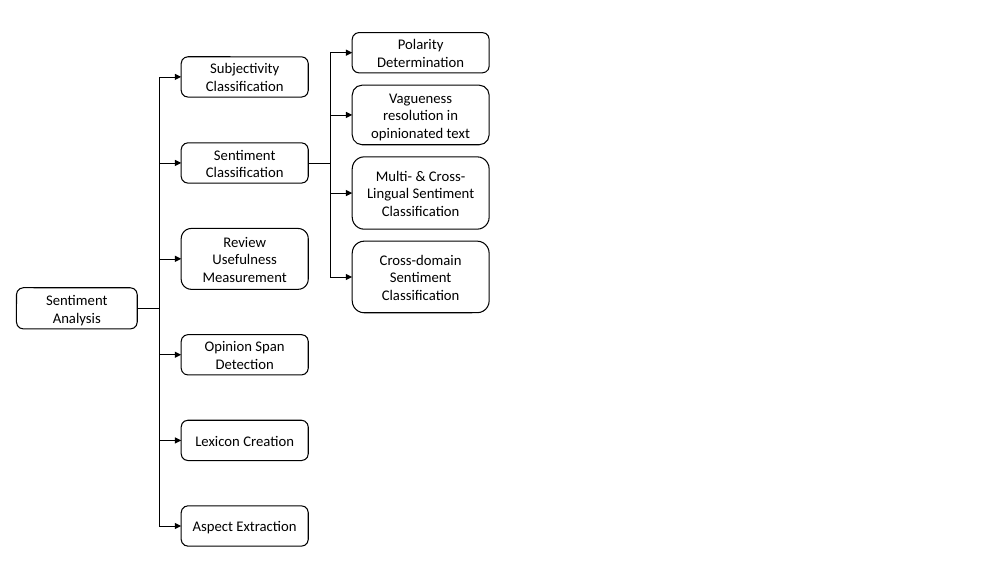
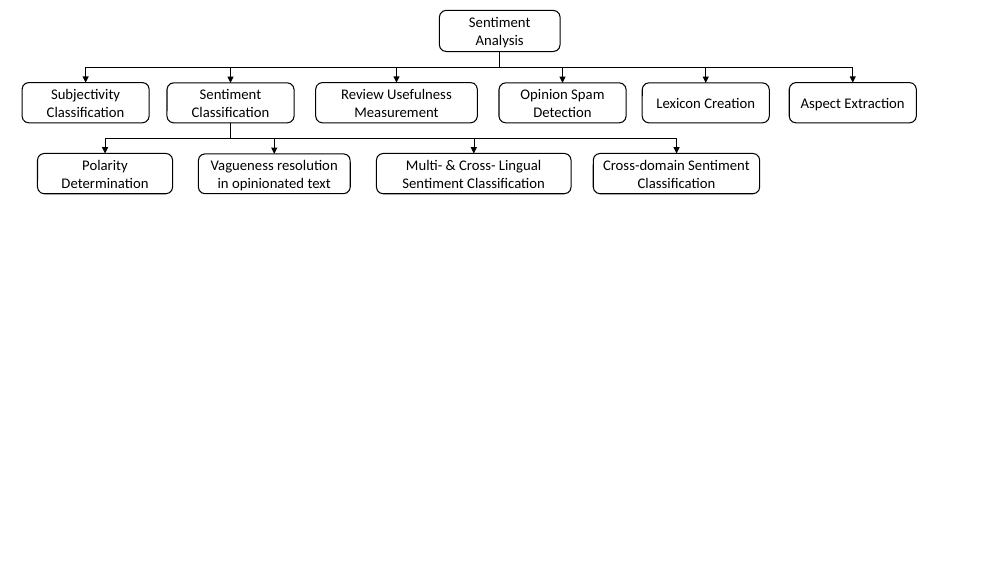
Before and after one commit to Alchemy-Meister/angry-classifier, a slide deck: slide 1 of thesis/figures/sentiment_analysis_tasks.pptx. Drawn at 1008x567 pixels with LibreOffice and Linux fonts; fonts in the diff are those of the drawing. Boxes give left, top, right and bottom in pixels: in the first picture for what was removed or moved away, otherwise in the second. Text is boxed around its words. In the diff, an @@ line names an element or a change of style, - is before the commit and + after.

```diff
--- a/thesis/figures/sentiment_analysis_tasks.pptx
+++ b/thesis/figures/sentiment_analysis_tasks.pptx
@@ rounded rectangle "Sentiment Analysis": place and size @@
-rounded rectangle "Sentiment Analysis" at bbox=[17, 288, 138, 329]
+rounded rectangle "Sentiment Analysis" at bbox=[439, 11, 560, 51]
@@ elbow arrow moved from (138, 309) - (181, 77) to (500, 51) - (85, 82) @@
@@ elbow arrow moved from (138, 309) - (181, 163) to (500, 51) - (231, 83) @@
@@ elbow arrow moved from (138, 309) - (181, 259) to (500, 51) - (397, 82) @@
@@ elbow arrow moved from (138, 309) - (181, 355) to (500, 51) - (563, 83) @@
@@ elbow arrow moved from (138, 309) - (181, 441) to (500, 51) - (706, 83) @@
@@ elbow arrow moved from (138, 309) - (181, 526) to (500, 51) - (853, 82) @@
@@ rounded rectangle "Subjectivity Classification": place and size @@
-rounded rectangle "Subjectivity Classification" at bbox=[181, 57, 309, 97]
+rounded rectangle "Subjectivity Classification" at bbox=[22, 82, 149, 123]
@@ rounded rectangle "Sentiment Classification": place and size @@
-rounded rectangle "Sentiment Classification" at bbox=[181, 143, 309, 183]
+rounded rectangle "Sentiment Classification" at bbox=[167, 83, 294, 123]
@@ rounded rectangle "Review Usefulness Measurement": place and size @@
-rounded rectangle "Review Usefulness Measurement" at bbox=[181, 228, 309, 289]
+rounded rectangle "Review Usefulness Measurement" at bbox=[316, 82, 478, 123]
@@ rounded rectangle "Opinion Spam Detection": place and size @@
-rounded rectangle "Opinion Spam Detection" at bbox=[181, 335, 309, 375]
+rounded rectangle "Opinion Spam Detection" at bbox=[499, 83, 626, 123]
@@ text in rounded rectangle at bbox=[520, 89, 604, 117]: text changed @@
-Opinion Span Detection
+Opinion Spam Detection
@@ rounded rectangle "Lexicon Creation": place and size @@
-rounded rectangle "Lexicon Creation" at bbox=[181, 420, 309, 461]
+rounded rectangle "Lexicon Creation" at bbox=[643, 83, 770, 123]
@@ rounded rectangle "Aspect Extraction": place and size @@
-rounded rectangle "Aspect Extraction" at bbox=[181, 506, 309, 546]
+rounded rectangle "Aspect Extraction" at bbox=[789, 82, 917, 123]
@@ elbow arrow moved from (309, 163) - (352, 53) to (231, 123) - (105, 154) @@
@@ elbow arrow moved from (309, 163) - (352, 115) to (231, 123) - (274, 154) @@
@@ elbow arrow moved from (309, 163) - (352, 193) to (231, 123) - (474, 154) @@
@@ elbow arrow moved from (309, 163) - (352, 277) to (231, 123) - (677, 154) @@
@@ rounded rectangle "Polarity Determination": place and size @@
-rounded rectangle "Polarity Determination" at bbox=[352, 33, 489, 73]
+rounded rectangle "Polarity Determination" at bbox=[38, 154, 173, 194]
@@ rounded rectangle "Vagueness resolution in opinionated text": place and size @@
-rounded rectangle "Vagueness resolution in opinionated text" at bbox=[352, 85, 489, 145]
+rounded rectangle "Vagueness resolution in opinionated text" at bbox=[198, 154, 350, 194]
@@ rounded rectangle "Multi- & Cross- Lingual Sentiment ...": place and size @@
-rounded rectangle "Multi- & Cross- Lingual Sentiment ..." at bbox=[352, 157, 489, 229]
+rounded rectangle "Multi- & Cross- Lingual Sentiment ..." at bbox=[377, 154, 571, 194]
@@ rounded rectangle "Cross-domain Sentiment Classification": place and size @@
-rounded rectangle "Cross-domain Sentiment Classification" at bbox=[352, 241, 489, 313]
+rounded rectangle "Cross-domain Sentiment Classification" at bbox=[594, 154, 760, 194]
```
Also in this commit, not shown: 6 other files.
